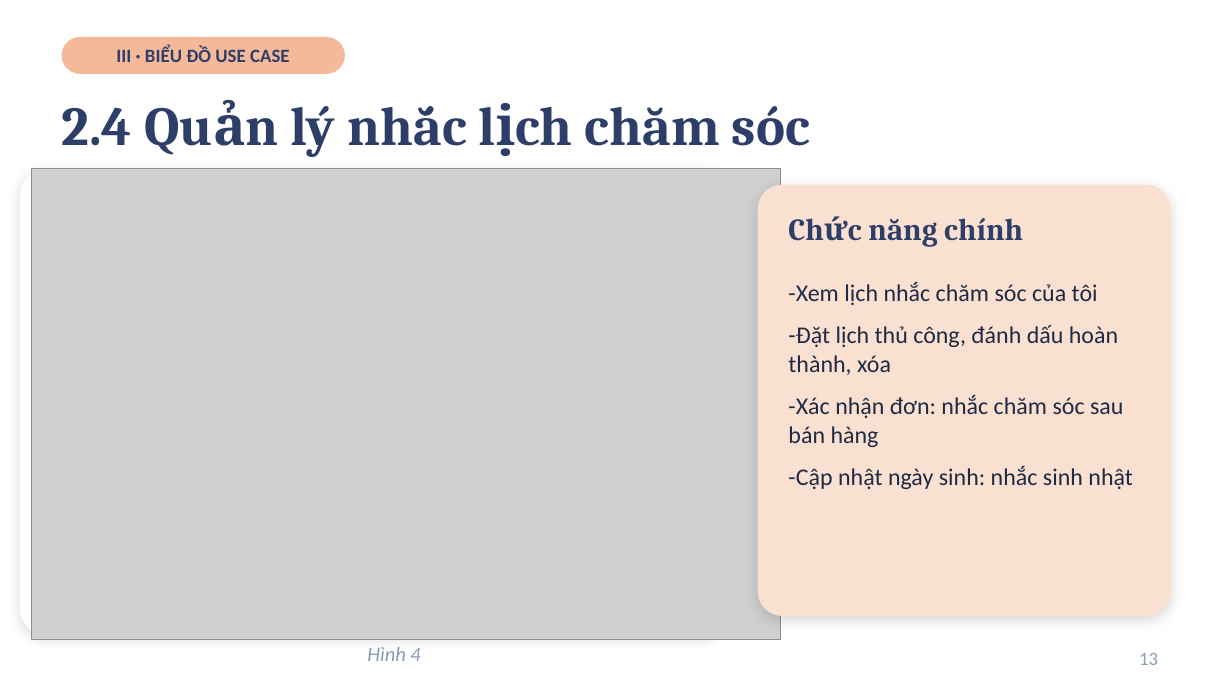
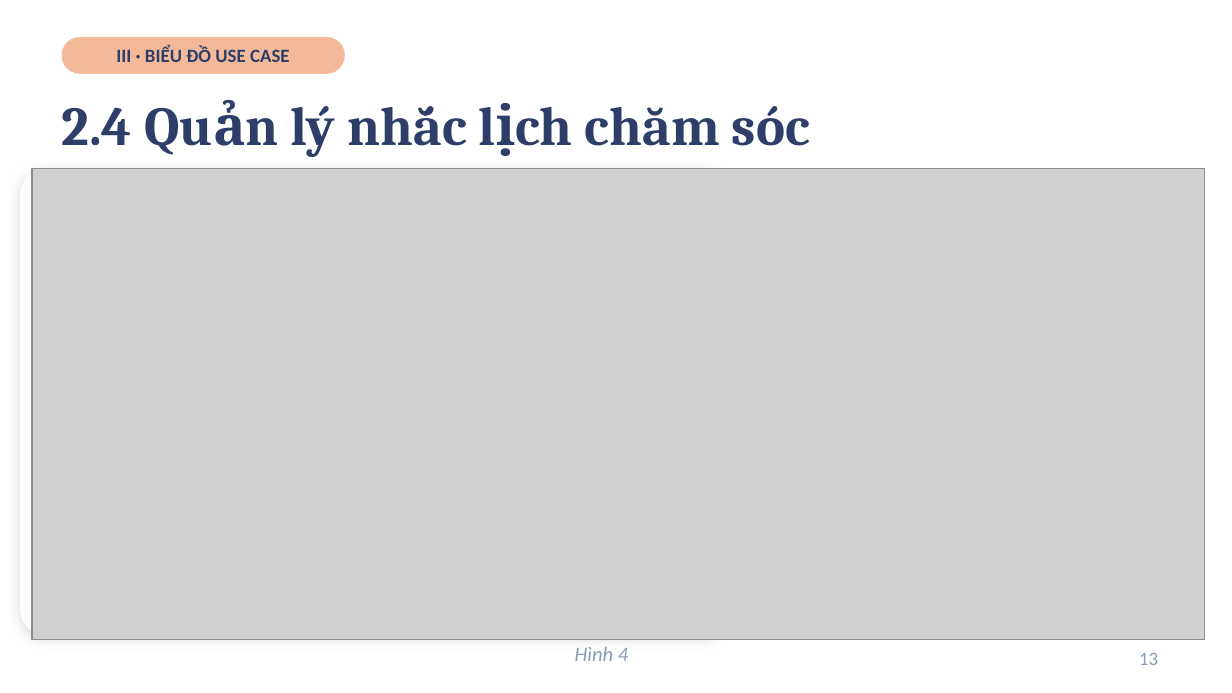
Before and after one commit to tqlong1003/SPS-System, a slide deck: slide 13 of Slide_Khoa_Luan.pptx. Drawn at 1232x693 pixels with LibreOffice and Linux fonts; fonts in the diff are those of the drawing; grey boxes stand for pictures. Boxes give left, top, right and bottom in pixels: in the first picture for what was removed or moved away, otherwise in the second. Text is boxed around its words. In the diff, an @@ line names an element or a change of style, - is before the commit and + after.

```diff
--- a/Slide_Khoa_Luan.pptx
+++ b/Slide_Khoa_Luan.pptx
@@ picture: place and size @@
-picture at bbox=[32, 169, 781, 641]
+picture at bbox=[32, 169, 1205, 641]
@@ rounded rectangle removed at bbox=[758, 185, 1170, 616] @@
@@ text removed at bbox=[868, 218, 1023, 247] @@
-Chức năng chính
@@ text removed at bbox=[788, 282, 1132, 489] @@
--Xem lịch nhắc chăm sóc của tôi
--Đặt lịch thủ công, đánh dấu hoàn thành, xóa
--Xác nhận đơn: nhắc chăm sóc sau bán hàng
--Cập nhật ngày sinh: nhắc sinh nhật
@@ text "Hình 4": place and size @@
-text "Hình 4" at bbox=[367, 647, 420, 661]
+text "Hình 4" at bbox=[575, 647, 628, 661]
```
Also in this commit, not shown: 12 other slides changed, 1 other file.
